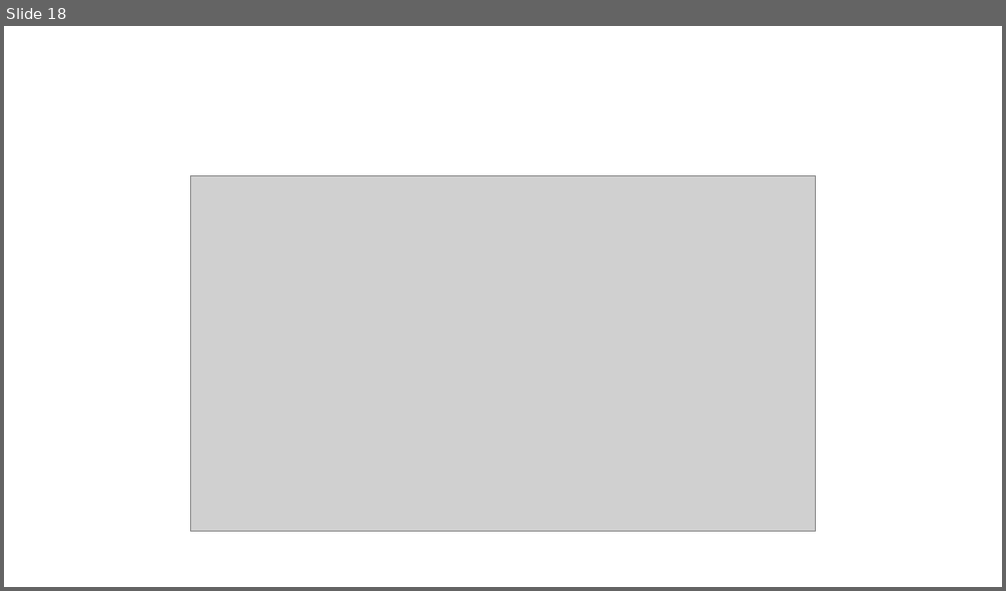
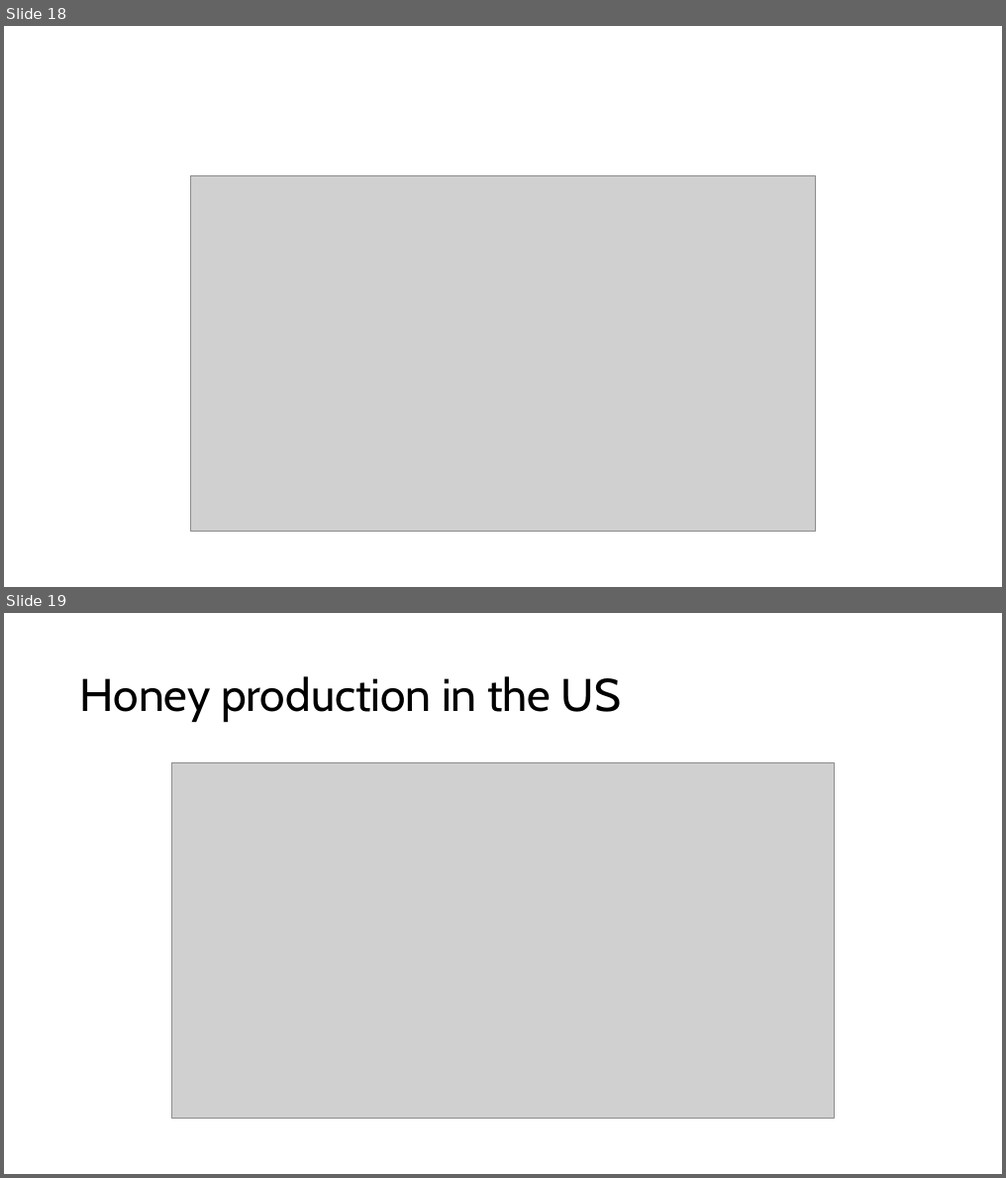
Before and after one commit to Corey-Holton/Project1, a slide deck: Working files/Group Project.pptx. Shown one above the other, each under a label of ours: slide 18 before the commit, slides 18 and 19 after it. The pictures are 1006x591 and 1006x1178 pixels, drawn with LibreOffice and Linux fonts; fonts in the diff are those of the drawing; grey boxes stand for pictures. Boxes give left, top, right and bottom in pixels: in the first picture for what was removed or moved away, otherwise in the second. Text is boxed around its words. In the diff, an @@ line names an element or a change of style, - is before the commit and + after.

```diff
--- a/Working files/Group Project.pptx
+++ b/Working files/Group Project.pptx
@@ slide 19 added at bbox=[4, 613, 1002, 1174], background #FFFFFF @@
@@ title added at bbox=[80, 676, 621, 722], 44 pt, text #000000 @@
+Honey production in the US
@@ picture added at bbox=[171, 762, 834, 1119] @@
```
Also in this commit, not shown: 1 other slide added, 1 other file.
